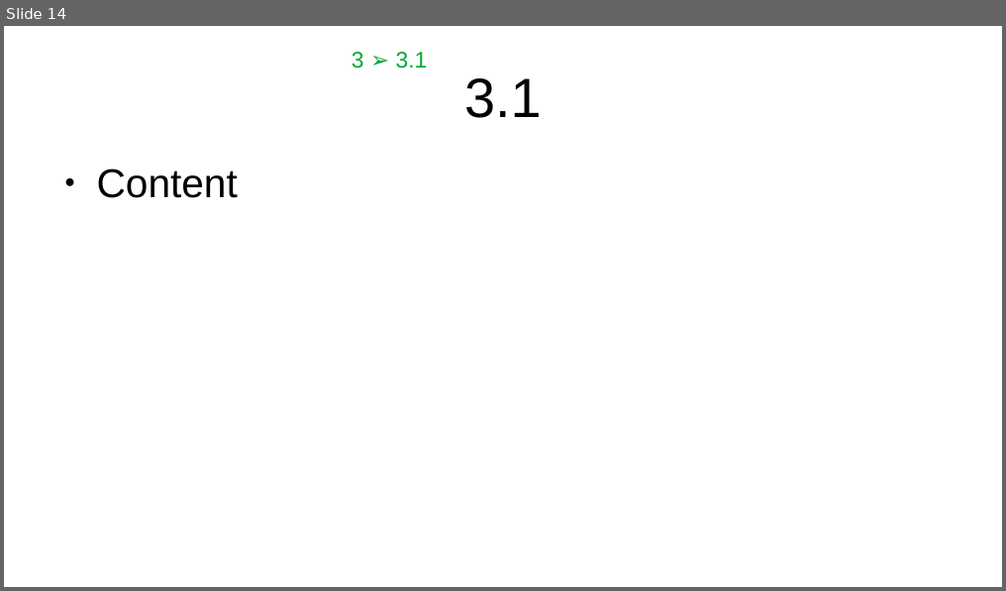
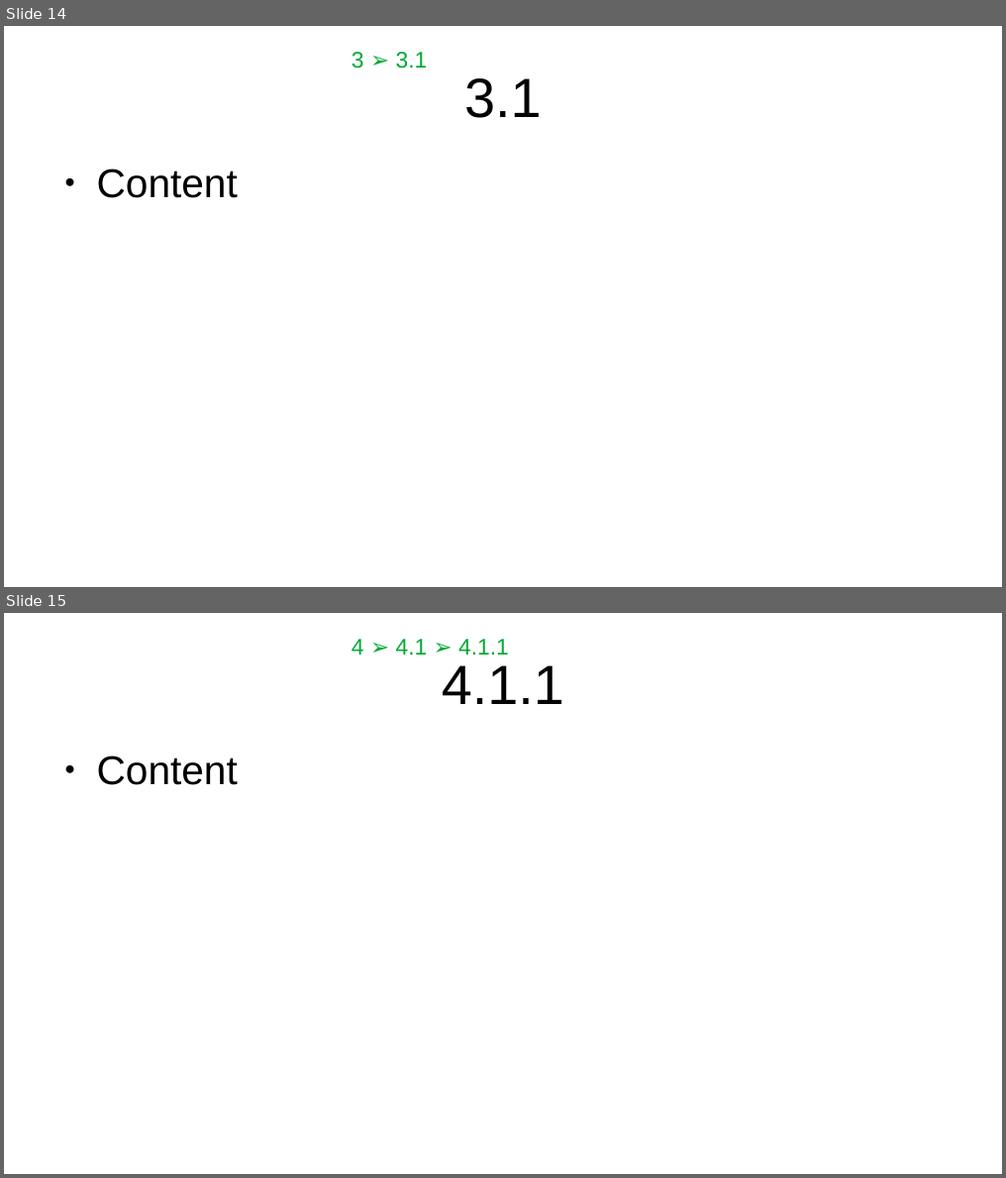
Before and after one commit to shunf4/presentation-auto-breadcrumbs, a slide deck: breadcrumbs_test.odp. Shown one above the other, each under a label of ours: slide 14 before the commit, slides 14 and 15 after it. The pictures are 1006x591 and 1006x1178 pixels, drawn with LibreOffice and Linux fonts; fonts in the diff are those of the drawing. Boxes give left, top, right and bottom in pixels: in the first picture for what was removed or moved away, otherwise in the second. Text is boxed around its words. In the diff, an @@ line names an element or a change of style, - is before the commit and + after.

```diff
--- a/breadcrumbs_test.odp
+++ b/breadcrumbs_test.odp
@@ slide 15 added at <box>4,613,1002,1174</box>, background #FFFFFF @@
@@ text added at <box>351,639,509,655</box>, 18 pt, text #00A933 @@
+4 ➢ 4.1 ➢ 4.1.1
@@ title added at <box>442,665,564,704</box>, 44 pt, text #000000 @@
+4.1.1
@@ text added at <box>97,756,238,785</box>, 32 pt, text #000000 @@
+● Content
```
Also in this commit, not shown: 7 slides changed, 2 other files.
